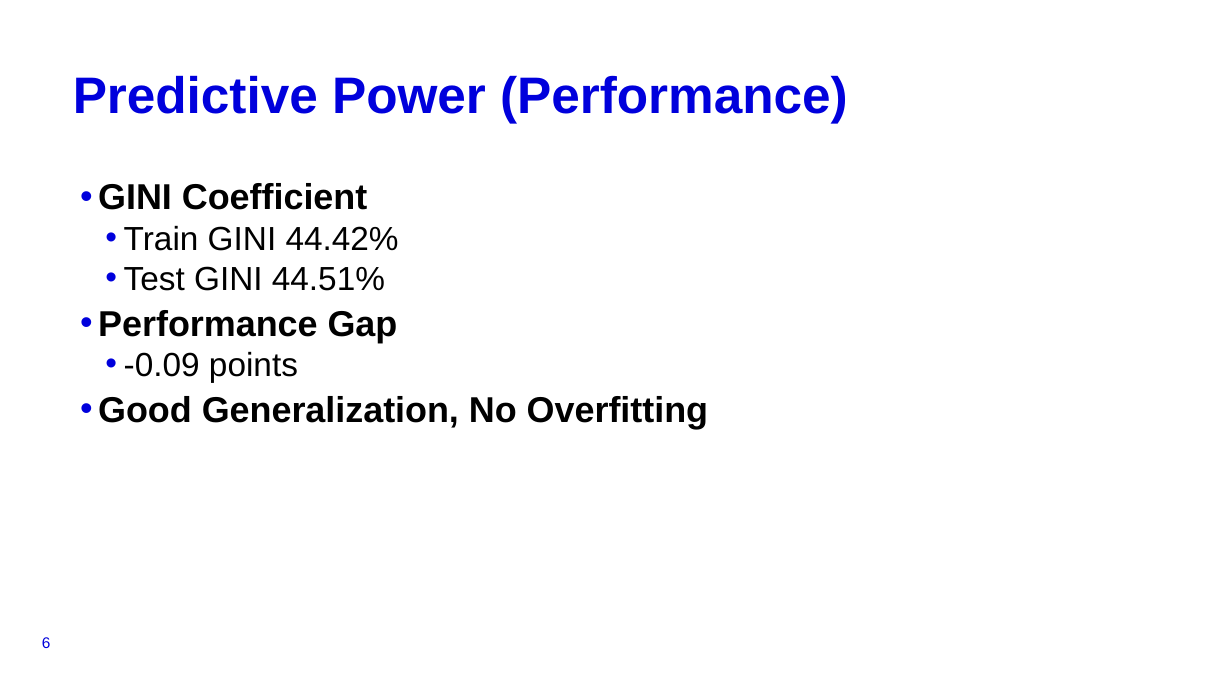
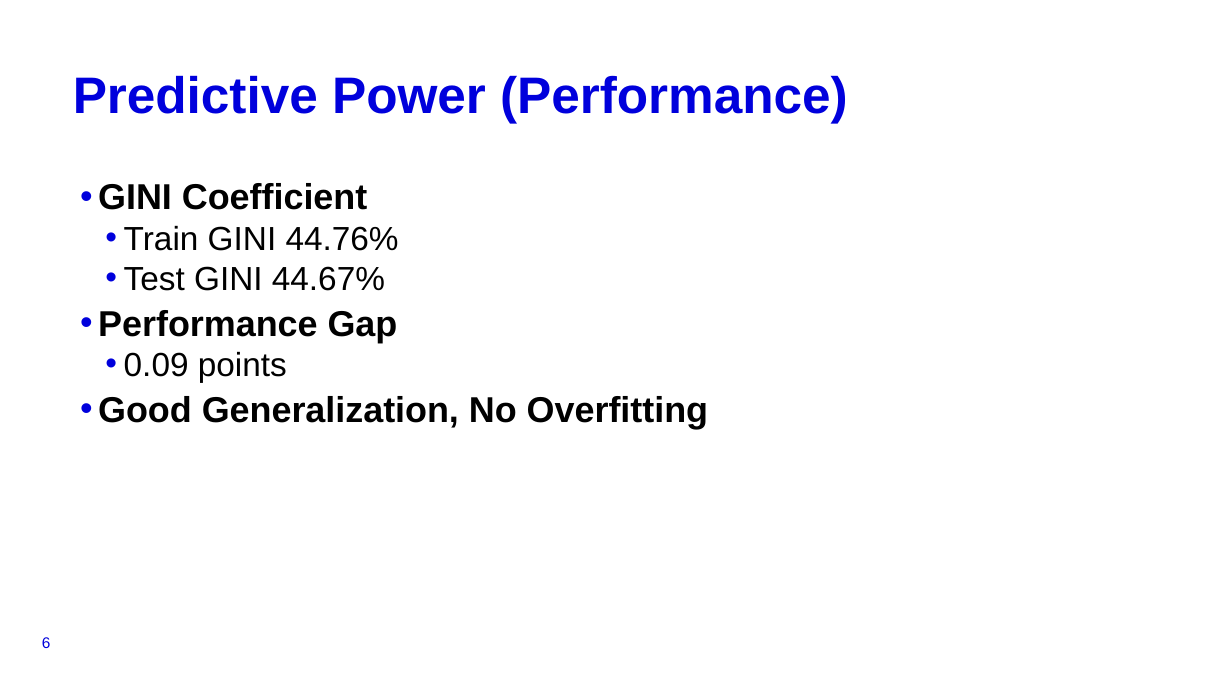
Before and after one commit to konj27/CreditRisk, a slide deck: slide 6 of APRE_Presentation.pptx. Drawn at 1232x693 pixels with LibreOffice and Linux fonts; fonts in the diff are those of the drawing; background and template pictures are left out. Boxes give left, top, right and bottom in pixels: in the first picture for what was removed or moved away, otherwise in the second. Text is boxed around its words. In the diff, an @@ line names an element or a change of style, - is before the commit and + after.

```diff
--- a/APRE_Presentation.pptx
+++ b/APRE_Presentation.pptx
@@ text at [124,225,399,291]: text changed @@
-  • Train GINI 44.42%
-  • Test GINI 44.51%
+  • Train GINI 44.76%
+  • Test GINI 44.67%
@@ text at [124,351,287,383]: text changed @@
-  • -0.09 points
+  • 0.09 points
```
Also in this commit, not shown: 9 other slides changed, 1 other file.
